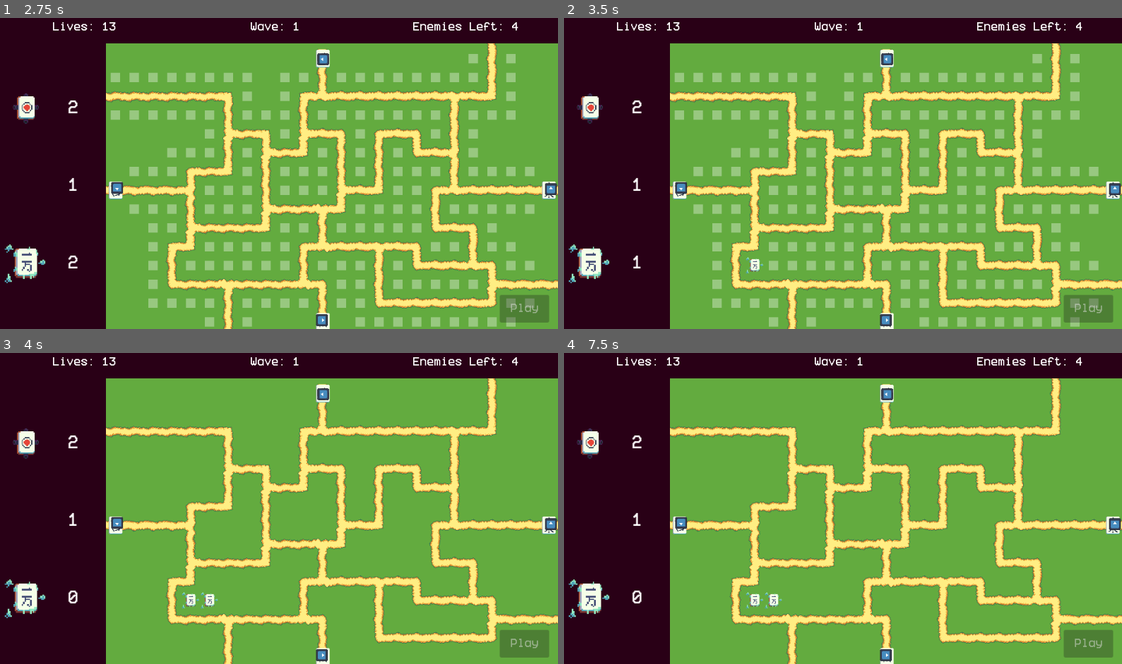
Above: before the commit, frames 1-4 (two rows, left to right).
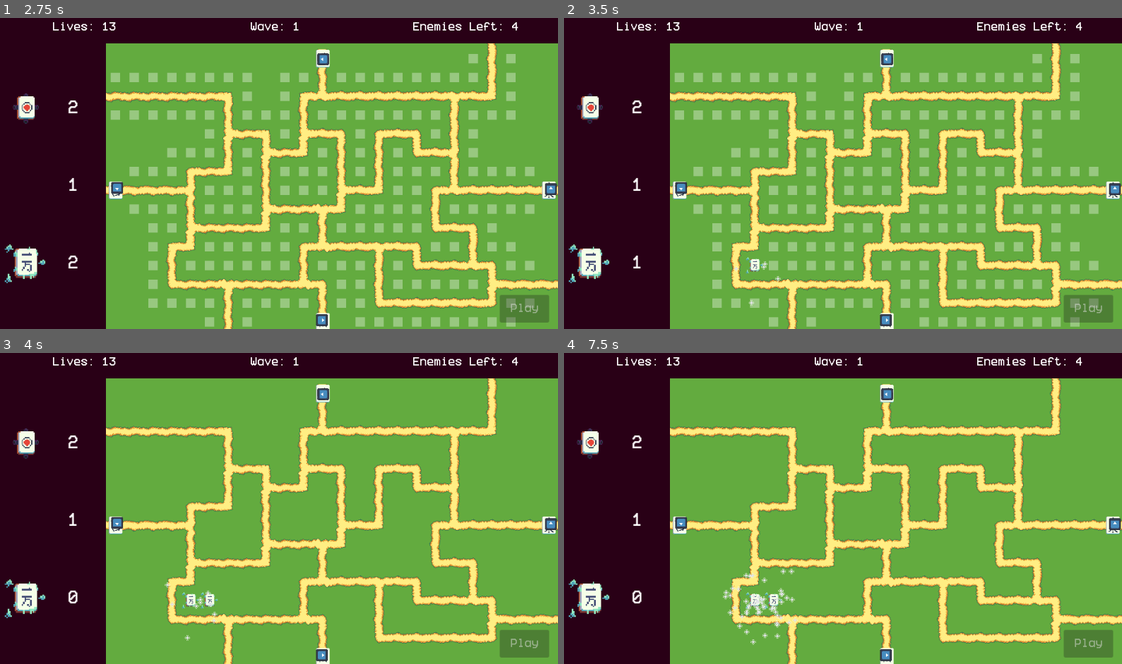
Above: after the commit, the same moments.

Repository: celestial-starfruit/camgamejam
Game: Godot game, scene res://scenes/game.tscn
The game is run twice, just before and just after one commit, with the same random seed, the same clock (stepped at 60 frames per second) and the same inputs. The engine's default icon, where the game draws it, is replaced by a stand-in: a white triangle on a blue panel in a dark square.
Inputs (mouse positions are in pixels of both pictures, inside the frame that each line leads up to):
- Up to frame 1 (2.75 s): click (27, 108) at 0.5 s; click (27, 185) at 1.25 s; click (27, 263) at 2 s
- Up to frame 2 (3.5 s): tap Enter at 2.75 s; move the mouse to (753, 266) at 2.77 s; press the mouse at (753, 266) at 2.78 s; hold Right (Right) from 2.78 s (still down)
- Up to frame 3 (4 s): move the mouse to (212, 601) at 3.52 s; release Right (Right) at 3.53 s; release the mouse at (212, 601) at 3.53 s; hold S (Down) from 3.53 s (still down); click (212, 601) at 3.6 s
- Up to frame 4 (7.5 s): tap Space at 4.25 s; move the mouse to (893, 436) at 4.27 s; release S (Down) at 4.28 s; press the mouse at (893, 436) at 4.28 s; hold Right (Right) 4.28-5.03 s; move the mouse to (809, 567) at 5.02 s; release the mouse at (809, 567) at 5.03 s; hold Up (Up) 5.03-5.78 s; click (809, 567) at 5.1 s; move the mouse to (1010, 552) at 5.77 s; press the mouse at (1010, 552) at 5.78 s; hold Left (Left) 5.78-7.28 s; move the mouse to (670, 458) at 6.52 s; release the mouse at (670, 458) at 6.53 s; click (670, 458) at 6.6 s; move the mouse to (865, 505) at 7.27 s; press the mouse at (865, 505) at 7.28 s; hold S (Down) from 7.28 s (still down)

Frame 1 is identical in both runs. In frame 2, less than 0.1% of the frame differs, in the area x 30-39%, y 78-93%; in frame 3, less than 0.1%; in frame 4, 0.5%, in the area x 28-42%, y 69-94%.

Commit message:
Add snow particles

Diff:
--- a/scenes/towers/fire.gd
+++ b/scenes/towers/fire.gd
@@ -4,11 +4,4 @@
 # @onready var proj_manager: Node2D = $ProjManager
 
 func attack() -> void:
-	print("hi")
 	get_node("CPUParticles2D").emitting = true
-#	var proj: Area2D
-#	var coords = [Vector2(0, 1), Vector2(0, -1), Vector2(-1, 0), Vector2(1, 0)]
-#	for dir in coords:
-#		proj = PROJECTILE.instantiate()
-#		proj.direction = dir
-#		proj_manager.add_child(proj)
--- a/scenes/towers/fire.tscn
+++ b/scenes/towers/fire.tscn
@@ -37,7 +37,7 @@
 particles_animation = true
 particles_anim_h_frames = 5
 particles_anim_v_frames = 1
-particles_anim_loop = false
+particles_anim_loop = true
 
 [sub_resource type="Image" id="Image_xmnqt"]
 data = {
@@ -68,7 +68,7 @@
 particle_flag_align_y = true
 spread = 180.0
 gravity = Vector2(0, 0)
-initial_velocity_min = 32.0
-initial_velocity_max = 32.0
+initial_velocity_min = 48.0
+initial_velocity_max = 48.0
 anim_speed_min = 1.0
 anim_speed_max = 1.0
--- a/scenes/towers/freeze.tscn
+++ b/scenes/towers/freeze.tscn
@@ -2,6 +2,7 @@
 
 [ext_resource type="PackedScene" uid="uid://8bdc0xc7bxau" path="res://scenes/towers/tower.tscn" id="1_jid3l"]
 [ext_resource type="Texture2D" uid="uid://ji4nhpwb8eus" path="res://assets/turrets/turrets.png" id="2_7xw12"]
+[ext_resource type="Texture2D" uid="uid://dwep33fdpd4sp" path="res://assets/turrets/snow.png" id="3_7xw12"]
 
 [sub_resource type="AtlasTexture" id="AtlasTexture_o8ns6"]
 atlas = ExtResource("2_7xw12")
@@ -36,3 +37,14 @@
 
 [node name="Sprite2D" parent="." index="0" unique_id=954598434]
 sprite_frames = SubResource("SpriteFrames_24nd6")
+
+[node name="CPUParticles2D" type="CPUParticles2D" parent="." index="3" unique_id=1021949317]
+amount = 32
+texture = ExtResource("3_7xw12")
+lifetime = 5.0
+emission_shape = 1
+emission_sphere_radius = 64.0
+direction = Vector2(0, 1)
+gravity = Vector2(0, 0)
+initial_velocity_min = 2.0
+initial_velocity_max = 2.0
Binary file added: assets/turrets/snow.png
Not shown, added: assets/turrets/snow.png.import
